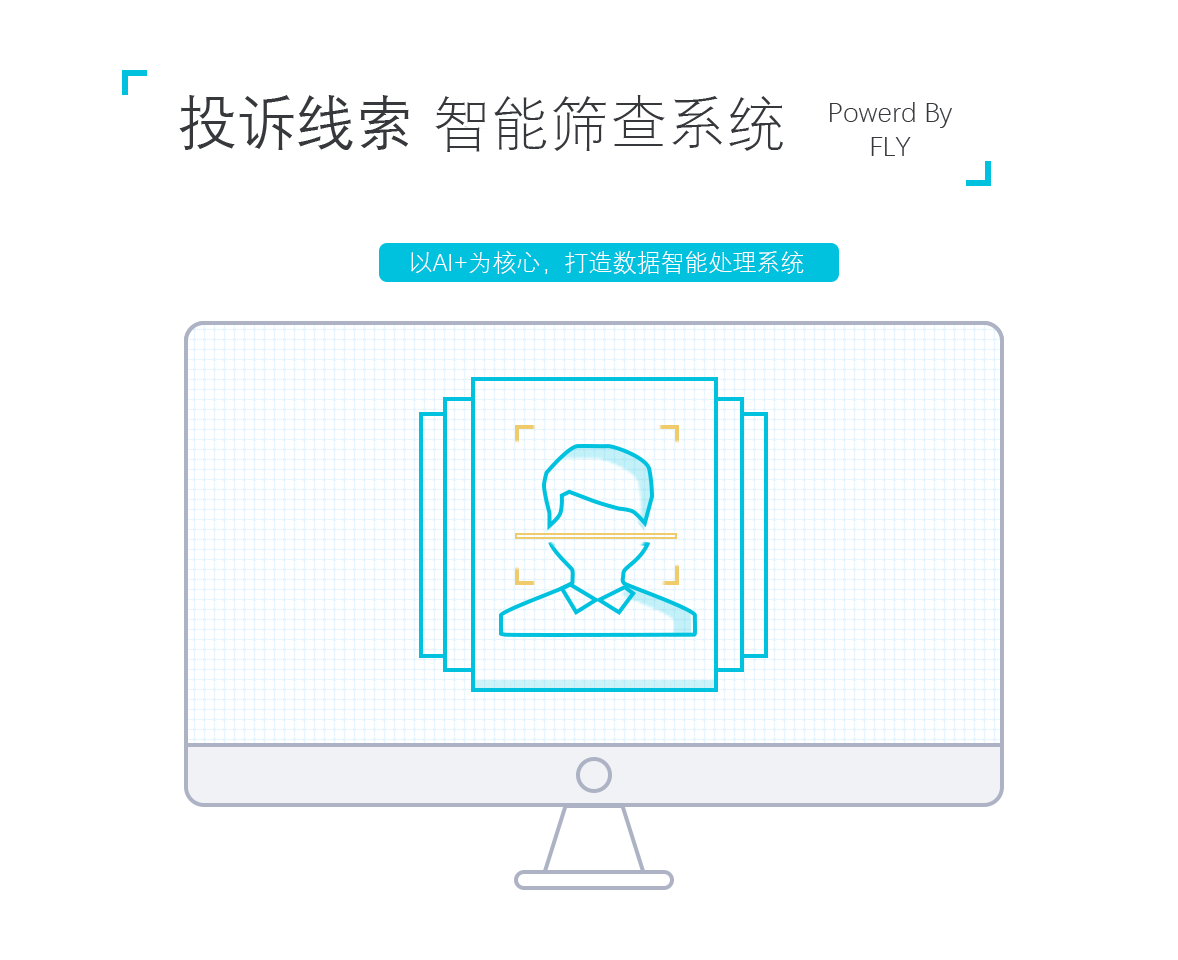
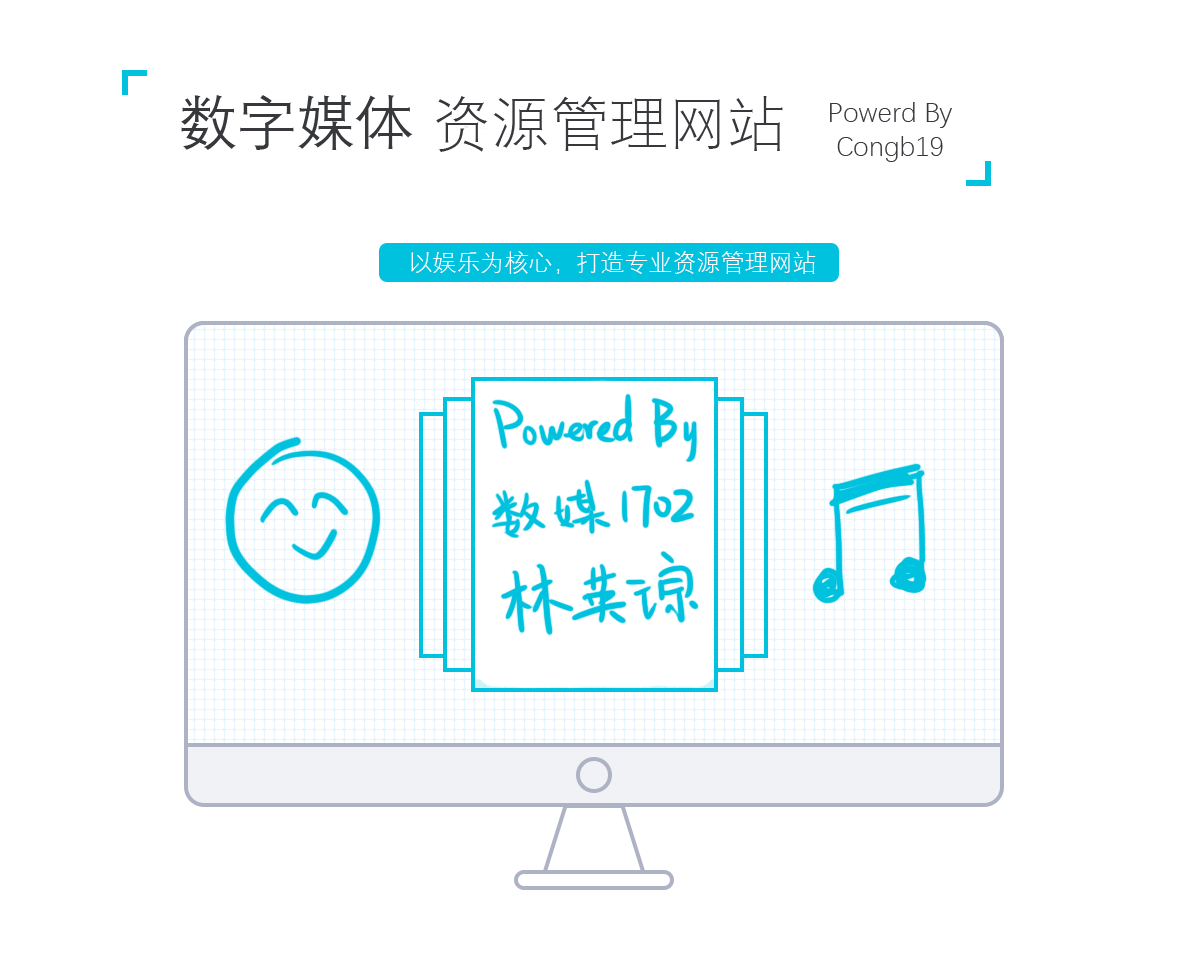
Two versions of the same layered image (w=1178, h=960). Layer-by-layer changes:
renamed "Powerd By FLY" to "Powerd By Congb19", painted on it over [837, 136, 943, 162]
renamed "智能筛查系统" to "资源管理网站", painted on it over [435, 95, 783, 152]
renamed "投诉线索" to "数字媒体", painted on it over [179, 95, 413, 150]
renamed "以AI+为核心，打造数据智能处理系统" to "以娱乐为核心，打造专业资源管理网站", painted on it over [432, 251, 816, 274]
painted on "图层 1" over [224, 379, 927, 689]
